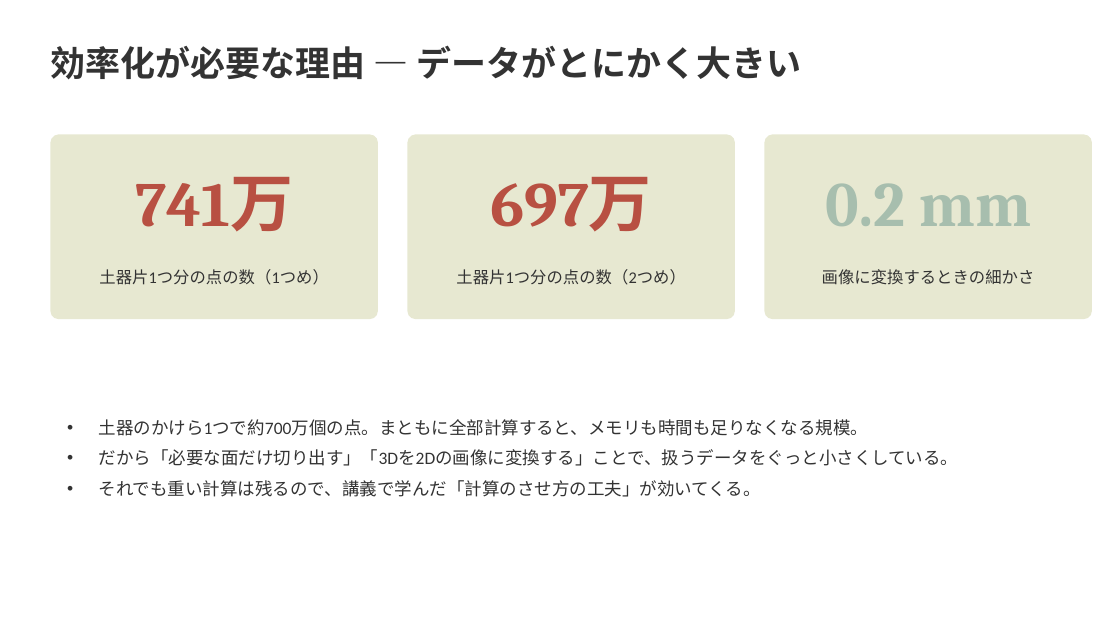
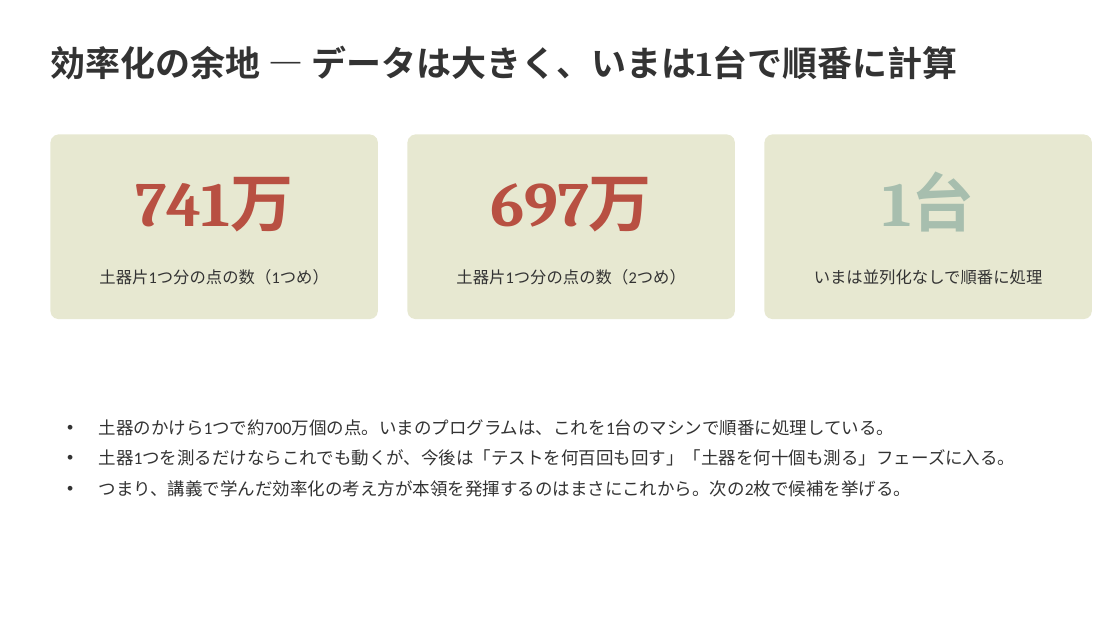
Before and after one commit to Ryusan09/MultivariatAanalysis, a slide deck: slide 6 of 13/第13回発表_修士研究と大規模計算.pptx. Drawn at 1120x630 pixels with LibreOffice and Linux fonts; fonts in the diff are those of the drawing. Boxes give left, top, right and bottom in pixels: in the first picture for what was removed or moved away, otherwise in the second. Text is boxed around its words. In the diff, an @@ line names an element or a change of style, - is before the commit and + after.

```diff
--- a/13/第13回発表_修士研究と大規模計算.pptx
+++ b/13/第13回発表_修士研究と大規模計算.pptx
@@ text at [50, 45, 957, 79]: text changed @@
-効率化が必要な理由 — データがとにかく大きい
+効率化の余地 — データは大きく、いまは1台で順番に計算
@@ text at [882, 172, 974, 231]: text changed @@
-0.2 mm
+1台
@@ text at [814, 269, 1043, 285]: text changed @@
-画像に変換するときの細かさ
+いまは並列化なしで順番に処理
@@ text at [99, 419, 1016, 497]: text changed @@
-• 土器のかけら1つで約700万個の点。まともに全部計算すると、メモリも時間も足りなくなる規模。
-• だから「必要な面だけ切り出す」「3Dを2Dの画像に変換する」ことで、扱うデータをぐっと小さくしている。
-• それでも重い計算は残るので、講義で学んだ「計算のさせ方の工夫」が効いてくる。
+• 土器のかけら1つで約700万個の点。いまのプログラムは、これを1台のマシンで順番に処理している。
+• 土器1つを測るだけならこれでも動くが、今後は「テストを何百回も回す」「土器を何十個も測る」フェーズに入る。
+• つまり、講義で学んだ効率化の考え方が本領を発揮するのはまさにこれから。次の2枚で候補を挙げる。
```
Also in this commit, not shown: 4 other slides changed, 1 slide removed.
